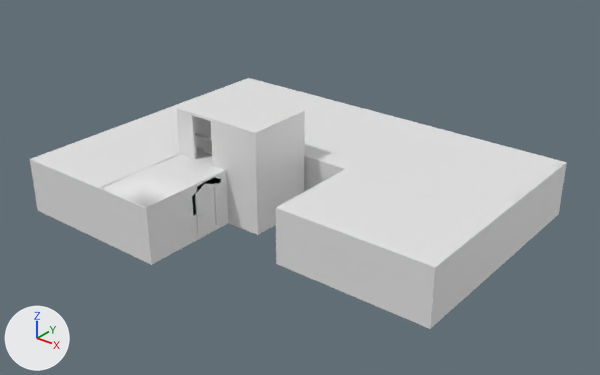
The FBX model Assets/resources/Map/map.fbx, before and after one commit.
Rendered twice from a 50 mm camera at (69.8, -61.0, 49.9) aimed at (10.2, 13.5, 3.7). Arrows for +X, +Y and +Z are at lower left; the lights stay in place. Where no turn or scale is listed for an object, it has been applied to the vertices. Vertices at the same position are counted once.
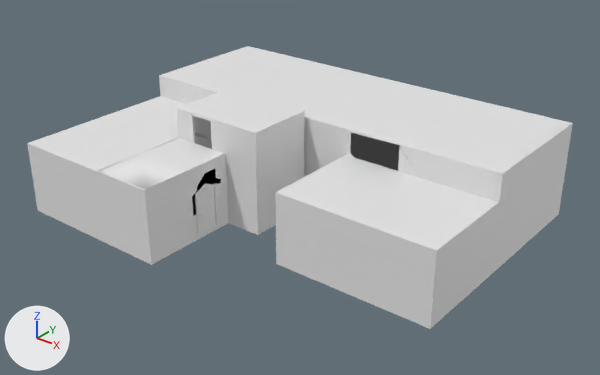
Changed parts and their boxes (x1, y1, x2, y2) in the pictures (600 x 375 px; the box of a moved part takes in the faces that stretch with it):
'Cube.002', reshaped (16% taller)
    before: (164, 78, 567, 274)
    after: (159, 46, 573, 274)
'Cube.003', reshaped (9% taller)
    before: (276, 169, 498, 329)
    after: (275, 155, 499, 329)
'Cube.001', reshaped (10% taller)
    before: (30, 109, 212, 242)
    after: (27, 96, 212, 242)
'Cube', reshaped (14% taller)
    before: (99, 154, 228, 265)
    after: (97, 138, 228, 265)
part 1 of me_cube, moved or reshaped
    before: (99, 154, 228, 235)
    after: (97, 138, 228, 235)
part 2 of me_cube_002, built on
    before: (164, 78, 567, 220)
    after: (159, 46, 573, 220)
part 3 of me_cube_003, moved or reshaped
    before: (276, 169, 498, 270)
    after: (275, 155, 499, 270)
part 4 of me_cube_001, moved or reshaped
    before: (30, 109, 212, 191)
    after: (27, 96, 212, 191)

Patch to the scene script:
```diff
--- a/Assets/resources/Map/map.fbx.py
+++ b/Assets/resources/Map/map.fbx.py
@@ me_cube_001 @@
-me_cube_001.from_pydata(...)  # 109 vertices, 81 faces; spans x -6.8..7.4, y -11.5..11.5, z -0.5..6.9
+me_cube_001.from_pydata(...)  # 111 vertices, 82 faces; spans x -6.8..7.4, y -11.5..11.5, z -0.5..9.1
+# me_cube_001 part 4
+# 1 vertex is removed from x 6.8, y 11.0, z 6.9
+# 6 faces are deleted
+# 29 vertices in x -6.8..6.8, y -11.5..11.5, z 6.5..6.9 move by (0.0, 0.0, 2.2)
+# 8 vertices move from x -6.5..7.4, y -11.0..11.5, z 6.5..6.9 to x -6.5..7.4, y -11.0..11.5, z 6.5..8.7
+# 3 vertices are added at (6.8, 11.0, 9.1), (6.8, 11.5, 8.7), (6.8, 11.0, 8.7)
+# 7 new faces join them
@@ me_cube_002 @@
-me_cube_002.from_pydata(...)  # 158 vertices, 155 faces; spans x -26.9..26.9, y -9.7..9.4, z -0.5..6.9
+me_cube_002.from_pydata(...)  # 169 vertices, 167 faces; spans x -26.9..26.9, y -9.7..9.4, z -0.5..12.2
+# me_cube_002 part 2
+# 2 vertices are removed from x -12.7, y -9.7..-9.4, z 6.9
+# 11 faces are deleted
+# 41 vertices in x -26.9..26.9, y -9.7..9.4, z -0.5..6.9 move by (0.0, 0.0, 5.3)
+# 9 vertices in x -26.5..26.5, y -9.7..8.9, z 6.6 move by (0.0, 0.0, 5.4)
+# 2 vertices move from x -12.7..0.0, y -9.4, z -0.5 to x -12.7..0.0, y -9.6, z -0.5
+# 7 vertices are added at x -26.9..13.9, y -9.7..-9.3, z 8.0..12.2
+# 6 new vertices lie (14.2, 0.0, 0.0) away from vertices in x -26.9, y -9.7..-9.3, z 8.0..12.2
+# 23 new faces join them
@@ me_cube @@
-me_cube.from_pydata(...)  # 254 vertices, 225 faces; spans x -4.14..4.14, y -6.64..6.84, z -0.48..6.91
-me_cube.materials.append(mat_material)  # white #e7e7e7
+me_cube.from_pydata(...)  # 256 vertices, 226 faces; spans x -4.14..4.14, y -6.64..6.84, z -0.48..9.15
+# me_cube part 1
+# 3 faces are deleted
+# 26 vertices in x -4.14..4.14, y -6.64..6.46, z 6.91 move by (0.0, 0.0, 2.24)
+# 6 vertices in x -3.94..3.94, y -6.46..2.73, z 6.56 move by (0.0, 0.0, 2.25)
+# 4 vertices in x 3.94..4.14, y 0.97..4.48, z 5.66 move by (0.0, 0.0, -0.03)
+# 2 vertices are added at (-3.94, 6.46, 8.81), (3.94, 6.46, 8.81)
+# 4 new faces join them
@@ me_cube_003 @@
 me_cube_003.from_pydata(...)  # 62 vertices, 60 faces; spans x -10.3..10.3, y -6.7..6.7, z -0.5..6.9
+# me_cube_003 part 3
+for i in [41, *range(43, 62)]: me_cube_003.vertices[i].co += Vector((0.0, 0.0, 1.9))
```
